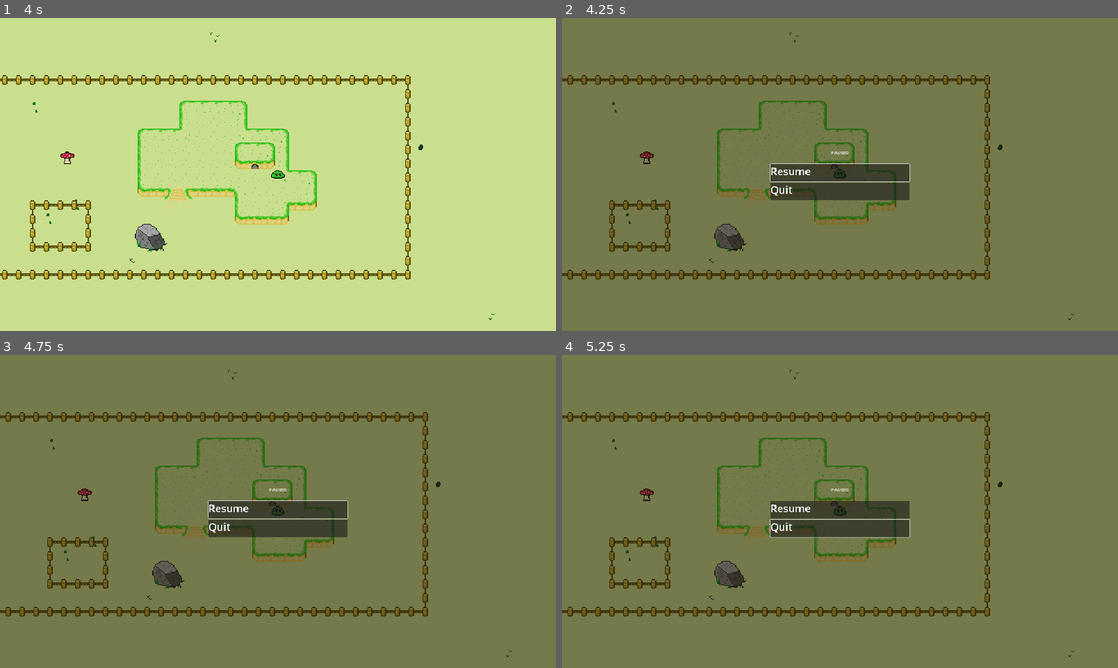
Above: before the commit, frames 1-4 (two rows, left to right).
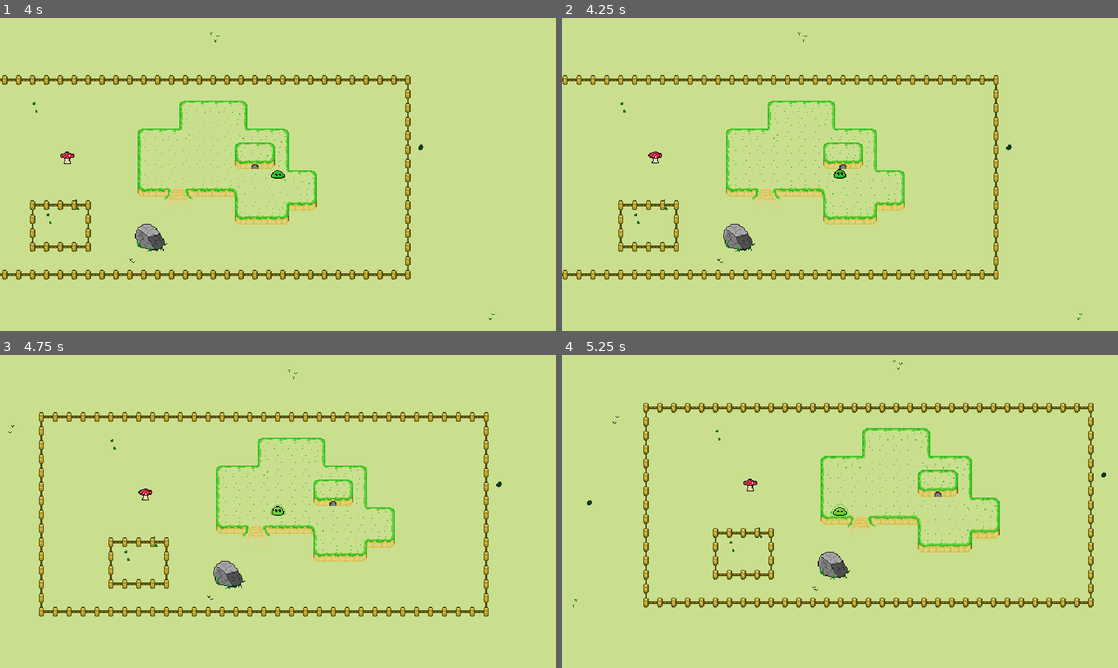
Above: after the commit, the same moments.

Repository: MisterCodo/slime
Game: Godot game, scene res://levels/main.tscn
Same seed, same stepped clock (60 frames per second), same inputs: the game is played once before the commit and once after it. This scene is started directly instead of the project's main scene.
Inputs:
- Up to frame 1 (4 s): tap Enter at 0.5 s; hold D (ui_right) 0.53-1.28 s; tap E (action) at 0.6, 2.1, 3.6 s; hold S (ui_down) 1.28-2.03 s; tap R (change_slime_class) at 1.35, 2.85 s; hold D (ui_right) 2.03-2.78 s; hold W (ui_up) 2.78-3.53 s; hold A (ui_left) from 3.53 s (still down)
- Up to frame 2 (4.25 s): keep holding A (ui_left); tap Escape (pause) at 4.15 s
- Up to frame 3 (4.75 s): keep holding A (ui_left); tap R (change_slime_class) at 4.35 s
- Up to frame 4 (5.25 s): release A (ui_left) at 5.03 s; hold S (ui_down) from 5.03 s (still down); tap E (action) at 5.1 s

Frame 1 is identical in both runs. In frame 2, 100% of the frame differs, in the area x 0-100%, y 0-100%; in frame 3, 100%; in frame 4, 100%.
Error after the commit: Parse Error: Identifier "File" not declared in the current scope. (res://ui/pause_screen/pause_screen.gd:25)

Commit message:
Progress on #12 Added save button to pause menu, allows saving data to disk in json format

Diff:
--- a/characters/slime/slime.gd
+++ b/characters/slime/slime.gd
@@ -49,3 +49,15 @@
 
 	set_velocity(velocity)
 	move_and_slide()
+
+
+func save():
+	# Slime is part of the Persist group and its data can be saved to be loaded at a later time
+	var save_dict = {
+		"scene_file_path" : scene_file_path,
+		"parent" : get_parent().get_path(),
+		"pos_x" : position.x, # Vector2 is not supported by JSON
+		"pos_y" : position.y,
+		"max_speed": MAX_SPEED
+	}
+	return save_dict
--- a/levels/main.tscn
+++ b/levels/main.tscn
@@ -221,7 +221,7 @@
 
 [node name="PauseScreen" parent="CanvasLayer" instance=ExtResource("1_fxajr")]
 
-[node name="Slime" parent="." instance=ExtResource("1_r2xe2")]
+[node name="Slime" parent="." groups=["Persist"] instance=ExtResource("1_r2xe2")]
 position = Vector2(75, 91)
 y_sort_enabled = true
 
--- a/project.godot
+++ b/project.godot
@@ -12,6 +12,7 @@
 
 config/name="slime"
 run/main_scene="res://ui/title_screen/title_screen.tscn"
+config/use_custom_user_dir=true
 config/features=PackedStringArray("4.0", "Vulkan Mobile")
 config/icon="res://icon.svg"
 
--- a/ui/pause_screen/pause_screen.gd
+++ b/ui/pause_screen/pause_screen.gd
@@ -21,5 +21,28 @@
 	self.paused = false
 
 
+func _on_save_pressed():
+	var save_game = File.new()
+	save_game.open("user://savegame.save", File.WRITE)
+	var save_nodes = get_tree().get_nodes_in_group("Persist")
+	for node in save_nodes:
+		# Check the node is an instanced scene so it can be instanced again during load.
+		if node.scene_file_path.is_empty():
+			print("persistent node '%s' is not an instanced scene, skipped" % node.name)
+			continue
+
+		# Check the node has a save function.
+		if !node.has_method("save"):
+			print("persistent node '%s' is missing a save() function, skipped" % node.name)
+			continue
+
+		# Call the node's save function.
+		var node_data = node.call("save")
+
+		# Store the save dictionary as a new line in the save file.
+		save_game.store_line(JSON.stringify(node_data))
+	save_game.close()
+
+
 func _on_quit_button_pressed():
 	get_tree().quit()
--- a/ui/pause_screen/pause_screen.tscn
+++ b/ui/pause_screen/pause_screen.tscn
@@ -1,8 +1,9 @@
-[gd_scene load_steps=4 format=3 uid="uid://ceyarrxmwn2ql"]
+[gd_scene load_steps=5 format=3 uid="uid://ceyarrxmwn2ql"]
 
 [ext_resource type="PackedScene" uid="uid://d4ag3aa8ov4il" path="res://ui/pause_screen/resume_button.tscn" id="1_70p3l"]
 [ext_resource type="Script" path="res://ui/pause_screen/pause_screen.gd" id="1_75dcu"]
 [ext_resource type="PackedScene" uid="uid://b0kw1q034s8bt" path="res://ui/pause_screen/quit_button.tscn" id="2_bnokb"]
+[ext_resource type="PackedScene" uid="uid://dp6warl18ju27" path="res://ui/pause_screen/save_button.tscn" id="3_ix785"]
 
 [node name="PauseScreen" type="Control"]
 process_mode = 3
@@ -35,9 +36,9 @@
 [node name="Buttons" type="VBoxContainer" parent="Center"]
 layout_mode = 2
 offset_left = 720.0
-offset_top = 451.0
+offset_top = 419.0
 offset_right = 1200.0
-offset_bottom = 629.0
+offset_bottom = 661.0
 
 [node name="Paused" type="Label" parent="Center/Buttons"]
 layout_mode = 2
@@ -64,14 +65,22 @@
 focus_neighbor_bottom = NodePath("../Quit")
 flat = false
 
-[node name="Quit" parent="Center/Buttons" instance=ExtResource("2_bnokb")]
+[node name="Save" parent="Center/Buttons" instance=ExtResource("3_ix785")]
 layout_mode = 2
 offset_top = 118.0
 offset_right = 480.0
 offset_bottom = 178.0
+flat = false
+
+[node name="Quit" parent="Center/Buttons" instance=ExtResource("2_bnokb")]
+layout_mode = 2
+offset_top = 182.0
+offset_right = 480.0
+offset_bottom = 242.0
 focus_neighbor_top = NodePath("../Resume")
 focus_neighbor_bottom = NodePath("../Resume")
 flat = false
 
 [connection signal="pressed" from="Center/Buttons/Resume" to="." method="_on_resume_pressed"]
+[connection signal="pressed" from="Center/Buttons/Save" to="." method="_on_save_pressed"]
 [connection signal="pressed" from="Center/Buttons/Quit" to="." method="_on_quit_button_pressed"]
--- /dev/null
+++ b/ui/pause_screen/save_button.tscn
@@ -0,0 +1,8 @@
+[gd_scene load_steps=2 format=3 uid="uid://dp6warl18ju27"]
+
+[ext_resource type="PackedScene" uid="uid://dked3qtlchhg6" path="res://ui/menu_button.tscn" id="1_vwc7k"]
+
+[node name="Save" instance=ExtResource("1_vwc7k")]
+
+[node name="Label" parent="." index="0"]
+text = "Save"
--- a/ui/title_screen/title_screen.gd
+++ b/ui/title_screen/title_screen.gd
@@ -11,6 +11,7 @@
 
 func _on_continue_pressed():
 	$Fade.fade()
+	# fade emits a signal when done, see _on_fade_fade_finished() func below
 
 
 func _on_options_pressed():
